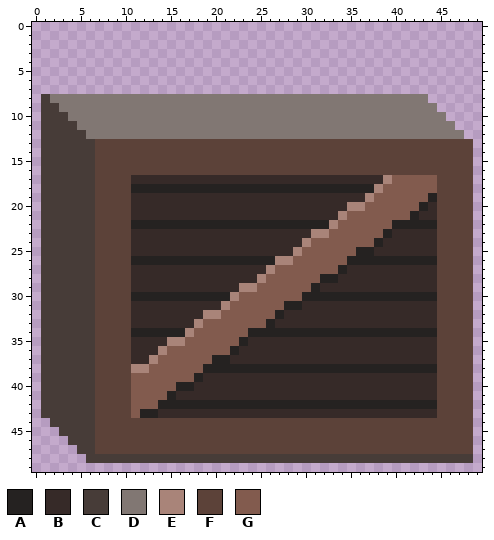
One commit to this pixel-art sprite: app/data/box.png. Above, as it was before the edit.
The file is 50x50 pixels.
Palette (. is transparent): A #252221  B #362a28  C #473c38  D #817773  E #a98479  F #5c4239  G #825b4e
Pixels before (only the part around the change), first column x 0:
 1 ..................................................
 2 ..................................................
 3 ..................................................
 4 ..................................................
 5 ..................................................
 6 ..................................................
 7 ..................................................
 8 .CDDDDDDDDDDDDDDDDDDDDDDDDDDDDDDDDDDDDDDDDDD......
 9 .CCDDDDDDDDDDDDDDDDDDDDDDDDDDDDDDDDDDDDDDDDDD.....
10 .CCCDDDDDDDDDDDDDDDDDDDDDDDDDDDDDDDDDDDDDDDDDD....
11 .CCCCDDDDDDDDDDDDDDDDDDDDDDDDDDDDDDDDDDDDDDDDDD...
12 .CCCCCDDDDDDDDDDDDDDDDDDDDDDDDDDDDDDDDDDDDDDDDDD..
13 .CCCCCCFFFFFFFFFFFFFFFFFFFFFFFFFFFFFFFFFFFFFFFFFF.
14 .CCCCCCFFFFFFFFFFFFFFFFFFFFFFFFFFFFFFFFFFFFFFFFFF.
15 .CCCCCCFFFFFFFFFFFFFFFFFFFFFFFFFFFFFFFFFFFFFFFFFF.
16 .CCCCCCFFFFFFFFFFFFFFFFFFFFFFFFFFFFFFFFFFFFFFFFFF.
17 .CCCCCCFFFFBBBBBBBBBBBBBBBBBBBBBBBBBBBBEGGGGGFFFF.
18 .CCCCCCFFFFAAAAAAAAAAAAAAAAAAAAAAAAAAAEGGGGGGFFFF.
19 .CCCCCCFFFFBBBBBBBBBBBBBBBBBBBBBBBBBBEGGGGGGAFFFF.
20 .CCCCCCFFFFBBBBBBBBBBBBBBBBBBBBBBBBEEGGGGGGABFFFF.
21 .CCCCCCFFFFBBBBBBBBBBBBBBBBBBBBBBBEGGGGGGGABBFFFF.
22 .CCCCCCFFFFAAAAAAAAAAAAAAAAAAAAAAEGGGGGGAAAAAFFFF.
23 .CCCCCCFFFFBBBBBBBBBBBBBBBBBBBBEEGGGGGGABBBBBFFFF.
24 .CCCCCCFFFFBBBBBBBBBBBBBBBBBBBEGGGGGGGABBBBBBFFFF.
25 .CCCCCCFFFFBBBBBBBBBBBBBBBBBBEGGGGGGAABBBBBBBFFFF.
26 .CCCCCCFFFFAAAAAAAAAAAAAAAAEEGGGGGGAAAAAAAAAAFFFF.
27 .CCCCCCFFFFBBBBBBBBBBBBBBBEGGGGGGGABBBBBBBBBBFFFF.
28 .CCCCCCFFFFBBBBBBBBBBBBBBEGGGGGGAABBBBBBBBBBBFFFF.
29 .CCCCCCFFFFBBBBBBBBBBBBEEGGGGGGABBBBBBBBBBBBBFFFF.
30 .CCCCCCFFFFAAAAAAAAAAAEGGGGGGGAAAAAAAAAAAAAAAFFFF.
31 .CCCCCCFFFFBBBBBBBBBBEGGGGGGAABBBBBBBBBBBBBBBFFFF.
32 .CCCCCCFFFFBBBBBBBBEEGGGGGGABBBBBBBBBBBBBBBBBFFFF.
33 .CCCCCCFFFFBBBBBBBEGGGGGGGABBBBBBBBBBBBBBBBBBFFFF.
34 .CCCCCCFFFFAAAAAAEGGGGGGAAAAAAAAAAAAAAAAAAAAAFFFF.
35 .CCCCCCFFFFBBBBEEGGGGGGABBBBBBBBBBBBBBBBBBBBBFFFF.
36 .CCCCCCFFFFBBBEGGGGGGGABBBBBBBBBBBBBBBBBBBBBBFFFF.
37 .CCCCCCFFFFBBEGGGGGGAABBBBBBBBBBBBBBBBBBBBBBBFFFF.
38 .CCCCCCFFFFEEGGGGGGAAAAAAAAAAAAAAAAAAAAAAAAAAFFFF.
39 .CCCCCCFFFFGGGGGGGABBBBBBBBBBBBBBBBBBBBBBBBBBFFFF.
40 .CCCCCCFFFFGGGGGAABBBBBBBBBBBBBBBBBBBBBBBBBBBFFFF.
41 .CCCCCCFFFFGGGGABBBBBBBBBBBBBBBBBBBBBBBBBBBBBFFFF.
42 .CCCCCCFFFFGGGAAAAAAAAAAAAAAAAAAAAAAAAAAAAAAAFFFF.
43 .CCCCCCFFFFGAABBBBBBBBBBBBBBBBBBBBBBBBBBBBBBBFFFF.
44 ..CCCCCFFFFFFFFFFFFFFFFFFFFFFFFFFFFFFFFFFFFFFFFFF.
45 ...CCCCFFFFFFFFFFFFFFFFFFFFFFFFFFFFFFFFFFFFFFFFFF.
46 ....CCCFFFFFFFFFFFFFFFFFFFFFFFFFFFFFFFFFFFFFFFFFF.
47 .....CCFFFFFFFFFFFFFFFFFFFFFFFFFFFFFFFFFFFFFFFFFF.
48 ......CCCCCCCCCCCCCCCCCCCCCCCCCCCCCCCCCCCCCCCCCCC.
49 ..................................................
And afterwards:
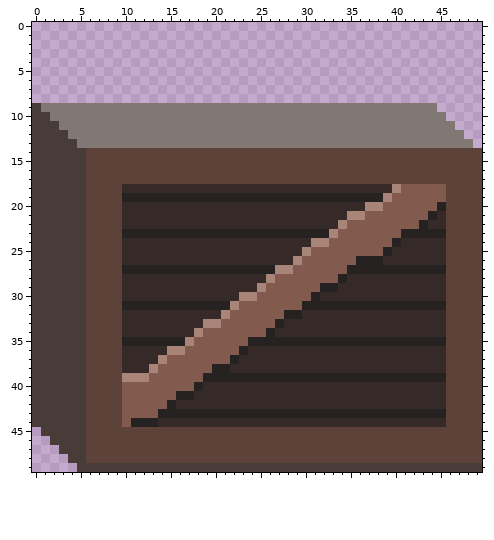
Diff:
y 8: x 1..43 CDDDDDDDDDDDDDDDDDDDDDDDDDDDDDDDDDDDDDDDDDD -> ...........................................
y 9: x 0..2 .CC -> CDD
y 10: x 0 . -> C; x 2..3 CC -> DD
y 11: x 0 . -> C; x 3..4 CC -> DD
y 12: x 0 . -> C; x 4..5 CC -> DD
y 13: x 0 . -> C; x 5..48 CCFFFFFFFFFFFFFFFFFFFFFFFFFFFFFFFFFFFFFFFFFF -> DDDDDDDDDDDDDDDDDDDDDDDDDDDDDDDDDDDDDDDDDDDD
y 14..16: x 0 . -> C; x 6 C -> F; x 49 . -> F
y 17: x 0 . -> C; x 6 C -> F; x 11..44 BBBBBBBBBBBBBBBBBBBBBBBBBBBBEGGGGG -> FFFFFFFFFFFFFFFFFFFFFFFFFFFFFFFFFF; x 49 . -> F
y 18: x 0 . -> C; x 6 C -> F; x 10..40 FAAAAAAAAAAAAAAAAAAAAAAAAAAAEGG -> BBBBBBBBBBBBBBBBBBBBBBBBBBBBBBE; x 45 F -> G; x 49 . -> F
y 19: x 0 . -> C; x 6 C -> F; x 10..39 FBBBBBBBBBBBBBBBBBBBBBBBBBBEGG -> AAAAAAAAAAAAAAAAAAAAAAAAAAAAAE; x 44..45 AF -> GG; x 49 . -> F
y 20: x 0 . -> C; x 6 C -> F; x 10 F -> B; x 35..38 EEGG -> BBEE; x 43..45 ABF -> GGA; x 49 . -> F
y 21: x 0 . -> C; x 6 C -> F; x 10 F -> B; x 34..36 EGG -> BEE; x 42..45 ABBF -> GGAB; x 49 . -> F
y 22: x 0 . -> C; x 6 C -> F; x 10..34 FAAAAAAAAAAAAAAAAAAAAAAEG -> BBBBBBBBBBBBBBBBBBBBBBBBE; x 40..42 AAA -> GGG; x 44..45 AF -> BB; x 49 . -> F
y 23: x 0 . -> C; x 6 C -> F; x 10..33 FBBBBBBBBBBBBBBBBBBBBEEG -> AAAAAAAAAAAAAAAAAAAAAAAE; x 39..45 ABBBBBF -> GGAAAAA; x 49 . -> F
y 24: x 0 . -> C; x 6 C -> F; x 10 F -> B; x 30..32 EGG -> BEE; x 38..40 ABB -> GGA; x 45 F -> B; x 49 . -> F
y 25: x 0 . -> C; x 6 C -> F; x 10 F -> B; x 29..30 EG -> BE; x 36..39 AABB -> GGGA; x 45 F -> B; x 49 . -> F
y 26: x 0 . -> C; x 6 C -> F; x 10..29 FAAAAAAAAAAAAAAAAEEG -> BBBBBBBBBBBBBBBBBBBE; x 35 A -> G; x 39..45 AAAAAAF -> BBBBBBB; x 49 . -> F
y 27: x 0 . -> C; x 6 C -> F; x 10..28 FBBBBBBBBBBBBBBBEGG -> AAAAAAAAAAAAAAAAAEE; x 34..45 ABBBBBBBBBBF -> GAAAAAAAAAAA; x 49 . -> F
y 28: x 0 . -> C; x 6 C -> F; x 10 F -> B; x 25..26 EG -> BE; x 32..34 AAB -> GGA; x 45 F -> B; x 49 . -> F
y 29: x 0 . -> C; x 6 C -> F; x 10 F -> B; x 23..25 EEG -> BBE; x 31..33 ABB -> GAA; x 45 F -> B; x 49 . -> F
y 30: x 0 . -> C; x 6 C -> F; x 10..24 FAAAAAAAAAAAEGG -> BBBBBBBBBBBBBEE; x 30 A -> G; x 32..45 AAAAAAAAAAAAAF -> BBBBBBBBBBBBBB; x 49 . -> F
y 31: x 0 . -> C; x 6 C -> F; x 10..22 FBBBBBBBBBBEG -> AAAAAAAAAAAAE; x 28..45 AABBBBBBBBBBBBBBBF -> GGAAAAAAAAAAAAAAAA; x 49 . -> F
y 32: x 0 . -> C; x 6 C -> F; x 10 F -> B; x 19..21 EEG -> BBE; x 27..29 ABB -> GAA; x 45 F -> B; x 49 . -> F
y 33: x 0 . -> C; x 6 C -> F; x 10 F -> B; x 18..20 EGG -> BEE; x 26..27 AB -> GA; x 45 F -> B; x 49 . -> F
y 34: x 0 . -> C; x 6 C -> F; x 10..18 FAAAAAAEG -> BBBBBBBBE; x 24..25 AA -> GG; x 27..45 AAAAAAAAAAAAAAAAAAF -> BBBBBBBBBBBBBBBBBBB; x 49 . -> F
y 35: x 0 . -> C; x 6 C -> F; x 10..17 FBBBBEEG -> AAAAAAAE; x 23..45 ABBBBBBBBBBBBBBBBBBBBBF -> GAAAAAAAAAAAAAAAAAAAAAA; x 49 . -> F
y 36: x 0 . -> C; x 6 C -> F; x 10 F -> B; x 14..16 EGG -> BEE; x 22..23 AB -> GA; x 45 F -> B; x 49 . -> F
y 37: x 0 . -> C; x 6 C -> F; x 10 F -> B; x 13..14 EG -> BE; x 20..22 AAB -> GGA; x 45 F -> B; x 49 . -> F
y 38: x 0 . -> C; x 6 C -> F; x 10..13 FEEG -> BBBE; x 19 A -> G; x 22..45 AAAAAAAAAAAAAAAAAAAAAAAF -> BBBBBBBBBBBBBBBBBBBBBBBB; x 49 . -> F
y 39: x 0 . -> C; x 6 C -> F; x 10..12 FGG -> EEE; x 18..45 ABBBBBBBBBBBBBBBBBBBBBBBBBBF -> GAAAAAAAAAAAAAAAAAAAAAAAAAAA; x 49 . -> F
y 40: x 0 . -> C; x 6 C -> F; x 10 F -> G; x 16..18 AAB -> GGA; x 45 F -> B; x 49 . -> F
y 41: x 0 . -> C; x 6 C -> F; x 10 F -> G; x 15..17 ABB -> GAA; x 45 F -> B; x 49 . -> F
y 42: x 0 . -> C; x 6 C -> F; x 10 F -> G; x 14 A -> G; x 16..45 AAAAAAAAAAAAAAAAAAAAAAAAAAAAAF -> BBBBBBBBBBBBBBBBBBBBBBBBBBBBBB; x 49 . -> F
y 43: x 0 . -> C; x 6 C -> F; x 10 F -> G; x 12..45 AABBBBBBBBBBBBBBBBBBBBBBBBBBBBBBBF -> GGAAAAAAAAAAAAAAAAAAAAAAAAAAAAAAAA; x 49 . -> F
y 44: x 0..1 .. -> CC; x 6 C -> F; x 10..45 FFFFFFFFFFFFFFFFFFFFFFFFFFFFFFFFFFFF -> GAAABBBBBBBBBBBBBBBBBBBBBBBBBBBBBBBB; x 49 . -> F
y 45: x 1..2 .. -> CC; x 6 C -> F; x 49 . -> F
y 46: x 2..3 .. -> CC; x 6 C -> F; x 49 . -> F
y 47: x 3..4 .. -> CC; x 6 C -> F; x 49 . -> F
y 48: x 4..49 ..CCCCCCCCCCCCCCCCCCCCCCCCCCCCCCCCCCCCCCCCCCC. -> CCFFFFFFFFFFFFFFFFFFFFFFFFFFFFFFFFFFFFFFFFFFFF
y 49: x 5..49 ............................................. -> CCCCCCCCCCCCCCCCCCCCCCCCCCCCCCCCCCCCCCCCCCCCC
